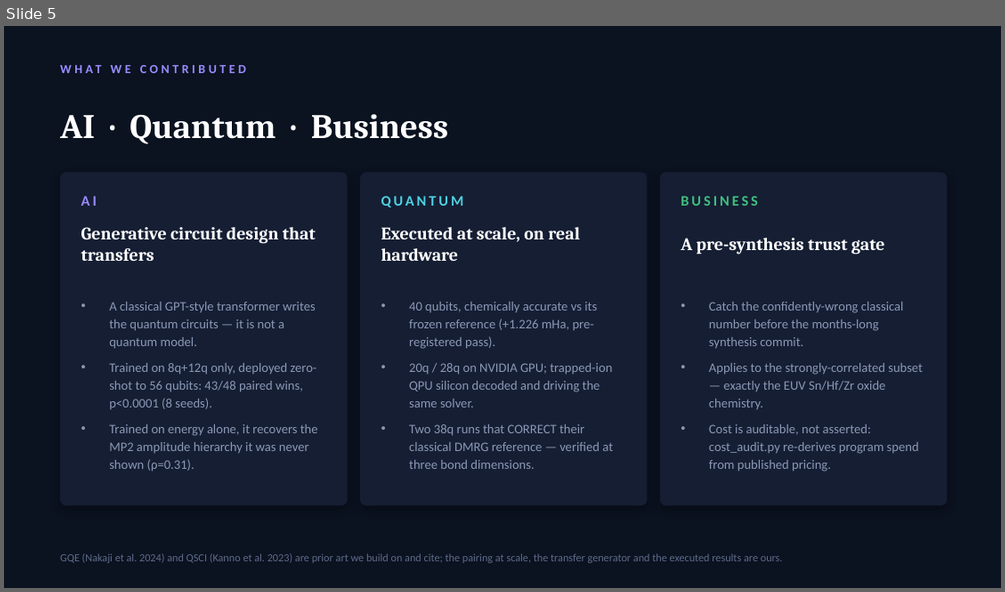
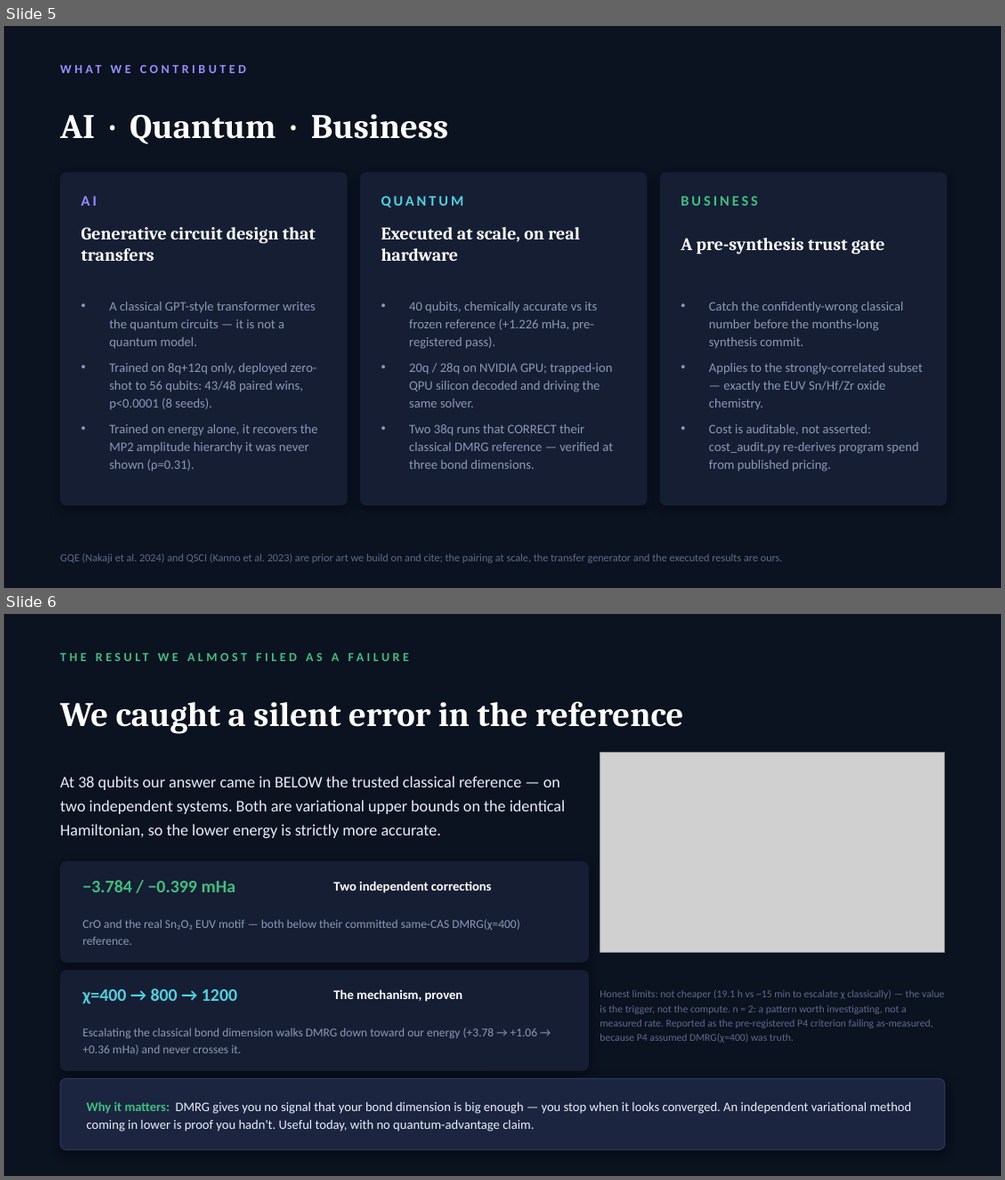
Before and after one commit to christianmetzl/potomac_advancedmaterials, a slide deck: paper/EIGENNEXUS_MATGENQ_Value_Story.pptx. Shown one above the other, each under a label of ours: slide 5 before the commit, slides 5 and 6 after it. The pictures are 1005x592 and 1005x1180 pixels, drawn with LibreOffice and Linux fonts; fonts in the diff are those of the drawing; grey boxes stand for pictures. Boxes give left, top, right and bottom in pixels: in the first picture for what was removed or moved away, otherwise in the second. Text is boxed around its words. In the diff, an @@ line names an element or a change of style, - is before the commit and + after.

```diff
--- a/paper/EIGENNEXUS_MATGENQ_Value_Story.pptx
+++ b/paper/EIGENNEXUS_MATGENQ_Value_Story.pptx
@@ slide 6 added at box(4, 614, 1001, 1176), background #0B1220 @@
@@ text added at box(187, 653, 194, 661), 12 pt, text #3FBF7F, bold @@
+THE RESULT WE ALMOST FILED AS A FAILURE
@@ text added at box(60, 701, 683, 734), 33 pt, text #FFFFFF, bold @@
+We caught a silent error in the reference
@@ picture added at box(599, 753, 945, 952) @@
@@ text added at box(60, 776, 565, 838), 15.5 pt, text #E8EDF7 @@
+At 38 qubits our answer came in BELOW the trusted classical reference — on two independent systems. Both are variational upper bounds on the identical Hamiltonian, so the lower energy is strictly more accurate.
@@ rounded rectangle added at box(60, 861, 589, 963), fill #151E33 @@
@@ text added at box(82, 880, 236, 893), 17 pt, text #3FBF7F, bold @@
+−3.784 / −0.399 mHa
@@ text added at box(333, 881, 492, 893), 12.5 pt, text #FFFFFF, bold @@
+Two independent corrections
@@ text added at box(82, 919, 520, 945), 11.5 pt, text #8B98B4 @@
+CrO and the real Sn₂O₂ EUV motif — both below their committed same-CAS DMRG(χ=400) reference.
@@ rounded rectangle added at box(60, 970, 589, 1071), fill #151E33 @@
@@ text added at box(82, 989, 237, 1005), 17 pt, text #4FD1E0, bold @@
+χ=400 → 800 → 1200
@@ text added at box(333, 990, 463, 1002), 12.5 pt, text #FFFFFF, bold @@
+The mechanism, proven
@@ text added at box(599, 990, 944, 1043), 10 pt, text #5D6B8A @@
+Honest limits: not cheaper (19.1 h vs ~15 min to escalate χ classically) — the value is the trigger, not the compute. n = 2: a pattern worth investigating, not a measured rate. Reported as the pre-registered P4 criterion failing as-measured, because P4 assumed DMRG(χ=400) was truth.
@@ text added at box(82, 1028, 538, 1055), 11.5 pt, text #8B98B4 @@
+Escalating the classical bond dimension walks DMRG down toward our energy (+3.78 → +1.06 → +0.36 mHa) and never crosses it.
@@ rounded rectangle added at box(60, 1079, 945, 1150), fill #1B2540, outline #2A3654 1 pt @@
@@ text added at box(87, 1102, 912, 1132), 12.5 pt, text #E8EDF7 @@
+Why it matters: DMRG gives you no signal that your bond dimension is big enough — you stop when it looks converged. An independent variational method coming in lower is proof you hadn't. Useful today, with no quantum-advantage claim.
```
Also in this commit, not shown: 8 other files.
